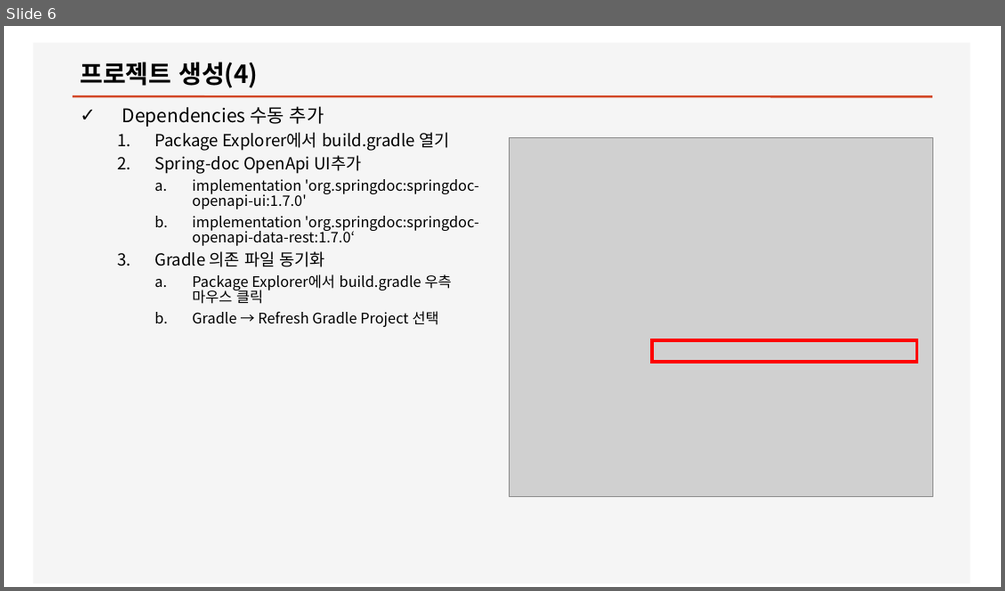
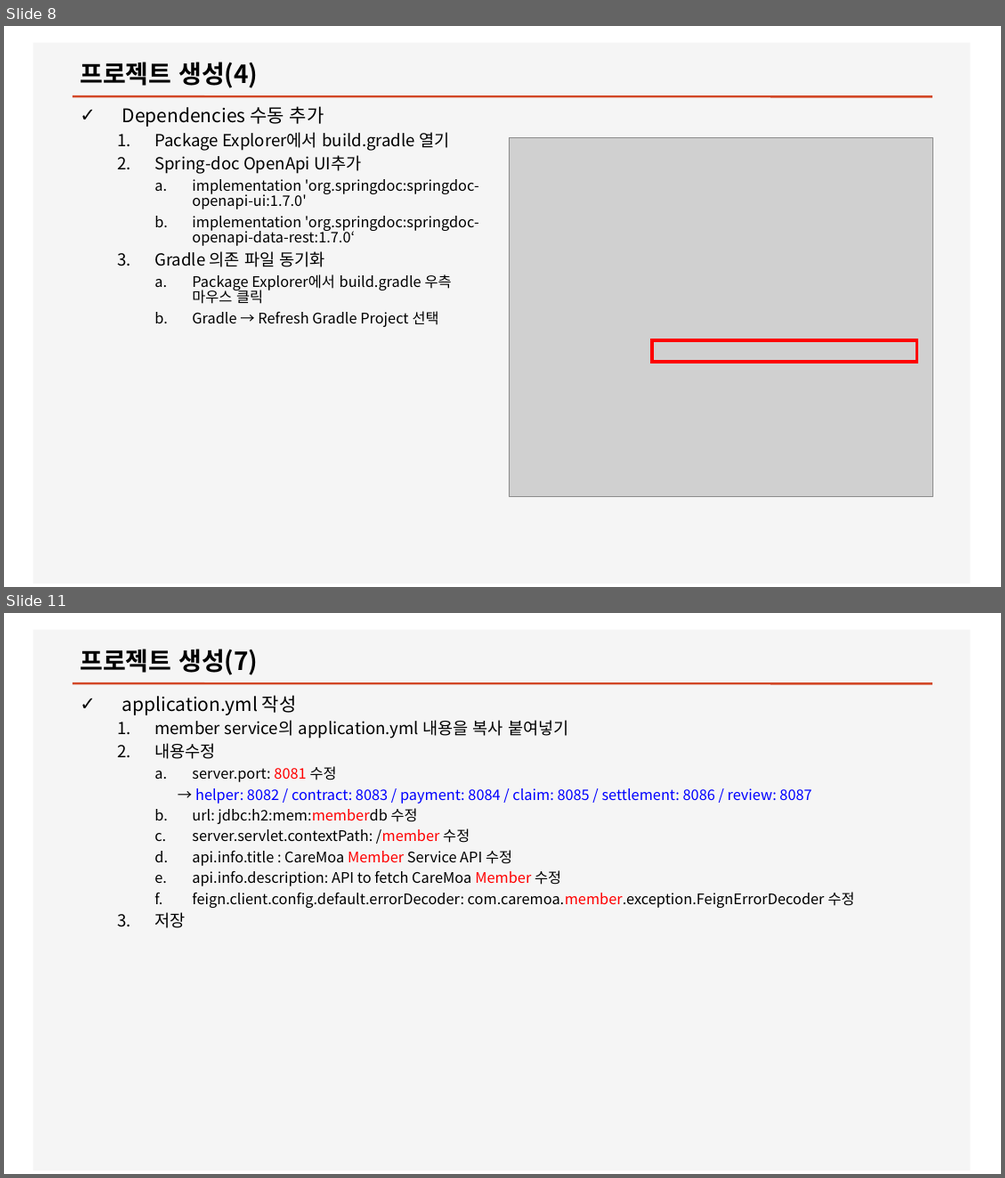
Before and after one commit to ByounggwanLee/CareMoa, a slide deck: Doc/프로젝트생성.pptx. Shown one above the other, each under a label of ours: slide 6 before the commit, slides 8 and 11 after it; the slides between them are not shown. The pictures are 1005x591 and 1005x1178 pixels, drawn with LibreOffice and Linux fonts; fonts in the diff are those of the drawing; grey boxes stand for pictures. Boxes give left, top, right and bottom in pixels: in the first picture for what was removed or moved away, otherwise in the second. Text is boxed around its words. In the diff, an @@ line names an element or a change of style, - is before the commit and + after.

Commit message:
Helper 프로젝트 및 메뉴얼 보강

```diff
--- a/Doc/프로젝트생성.pptx
+++ b/Doc/프로젝트생성.pptx
@@ slide 11 added at (4,613,1001,1174), background #FFFFFF; not listed: 2 template elements that a slide beside it also shows @@
@@ title added at (80,649,258,675), 24 pt, text #000000, bold @@
+프로젝트 생성(7)
@@ text added at (122,695,855,908), 14 pt, text #000000 @@
+✓ application.yml 작성
+  1. member service의 application.yml 내용을 복사 붙여넣기
+  2. 내용수정
+    a. server.port: 8081 수정
+    → helper: 8082 / contract: 8083 / payment: 8084 / claim: 8085 / settlement: 8086 / review: 8087
+    b. url: jdbc:h2:mem:memberdb 수정
+    c. server.servlet.contextPath: /member 수정
+    d. api.info.title : CareMoa Member Service API 수정
+    e. api.info.description: API to fetch CareMoa Member 수정
+    f. feign.client.config.default.errorDecoder: com.caremoa.member.exception.FeignErrorDecoder 수정
+  3. 저장
@@ what was slide 6 is now slide 8 @@
```
Also in this commit, not shown: 2 slides changed, 8 other slides added, 10 other files.
